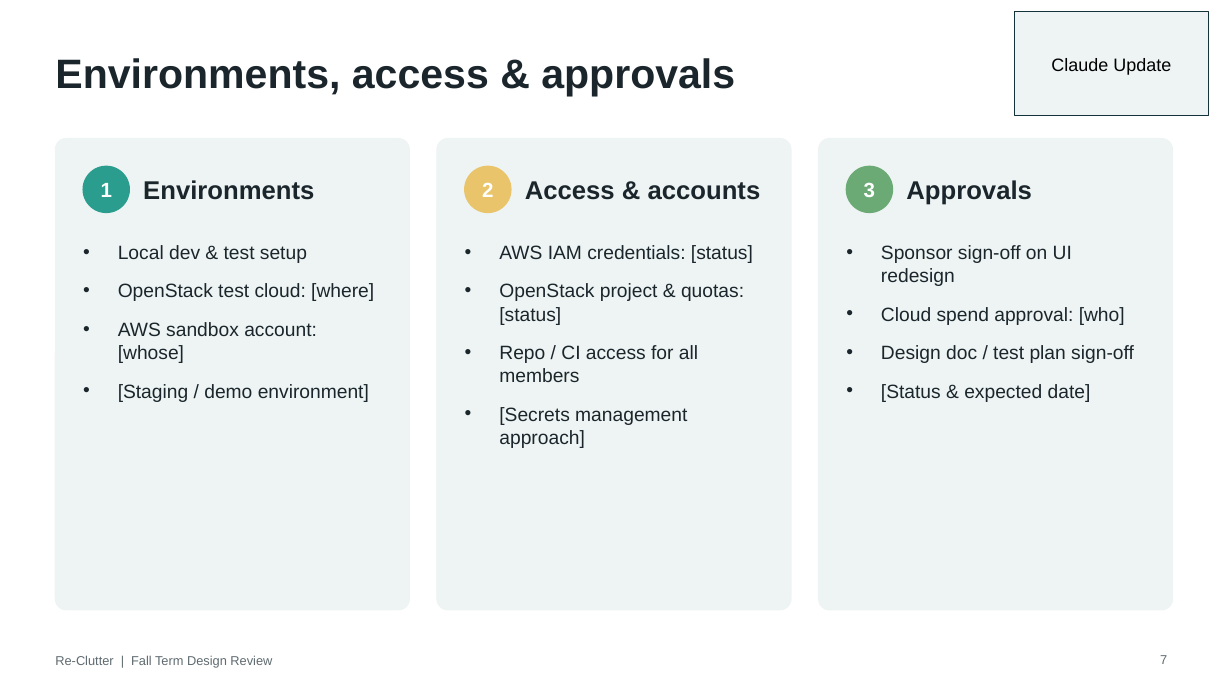
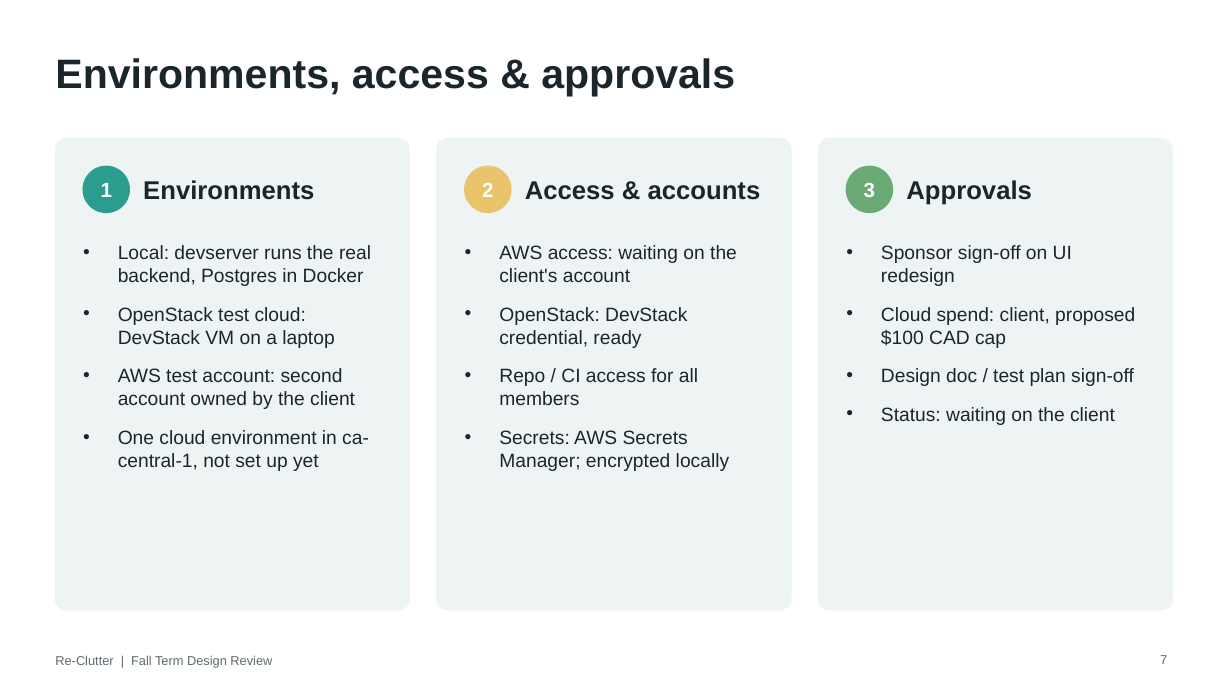
Before and after one commit to Alberta2514640/clutter, a slide deck: slide 7 of deliverables/Re-Clutter_Fall_Design_Review_Software.pptx. Drawn at 1232x693 pixels with LibreOffice and Linux fonts; fonts in the diff are those of the drawing. Boxes give left, top, right and bottom in pixels: in the first picture for what was removed or moved away, otherwise in the second. Text is boxed around its words. In the diff, an @@ line names an element or a change of style, - is before the commit and + after.

```diff
--- a/deliverables/Re-Clutter_Fall_Design_Review_Software.pptx
+++ b/deliverables/Re-Clutter_Fall_Design_Review_Software.pptx
@@ rectangle removed at [1015,12,1208,116] @@
-Claude Update
@@ text at [118,245,371,471]: text changed @@
-• Local dev & test setup
-• OpenStack test cloud: [where]
-• AWS sandbox account: [whose]
-• [Staging / demo environment]
+• Local: devserver runs the real backend, Postgres in Docker
+• OpenStack test cloud: DevStack VM on a laptop
+• AWS test account: second account owned by the client
+• One cloud environment in ca-central-1, not set up yet
@@ text at [499,245,737,348]: text changed @@
-• AWS IAM credentials: [status]
-• OpenStack project & quotas: [status]
+• AWS access: waiting on the client's account
+• OpenStack: DevStack credential, ready
@@ text at [881,307,1135,348]: text changed @@
-• Cloud spend approval: [who]
+• Cloud spend: client, proposed $100 CAD cap
@@ text at [881,407,1115,425]: text changed @@
-• [Status & expected date]
+• Status: waiting on the client
@@ text at [499,430,729,471]: text changed @@
-• [Secrets management approach]
+• Secrets: AWS Secrets Manager; encrypted locally
```
Also in this commit, not shown: 6 other slides changed.
